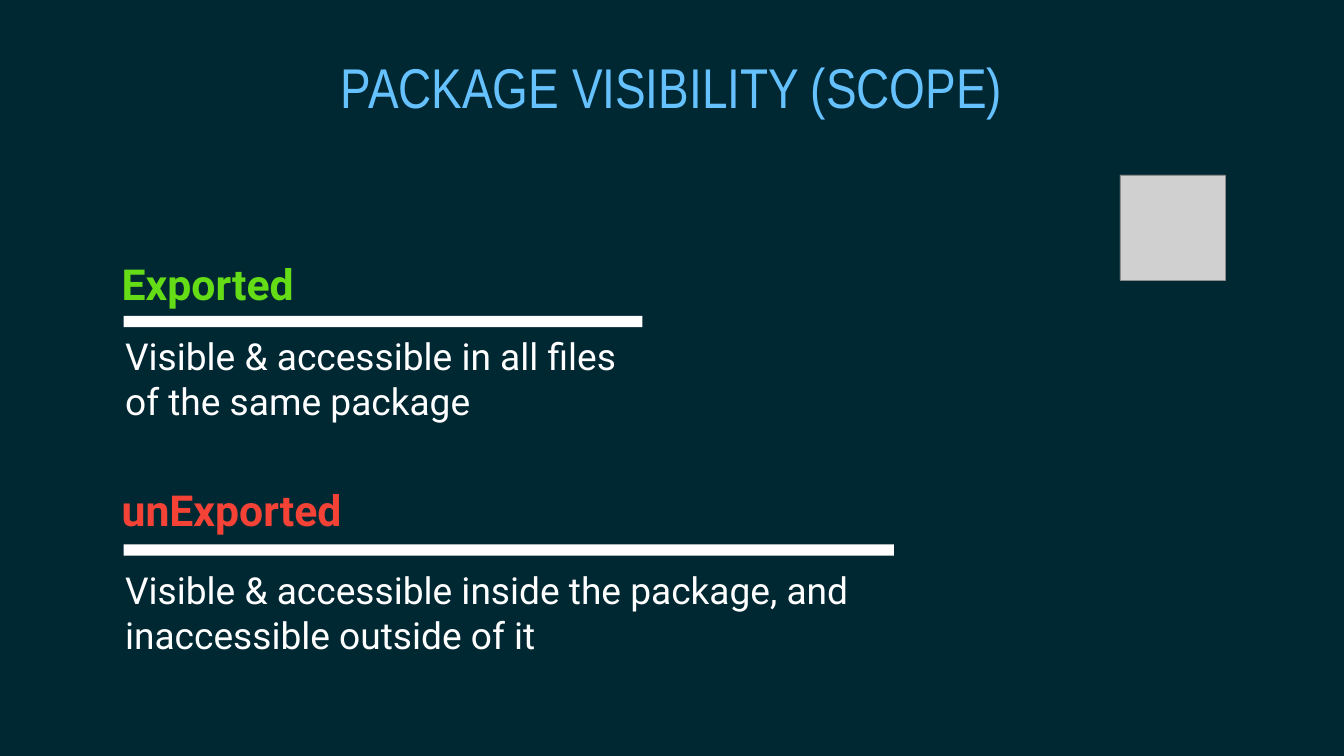
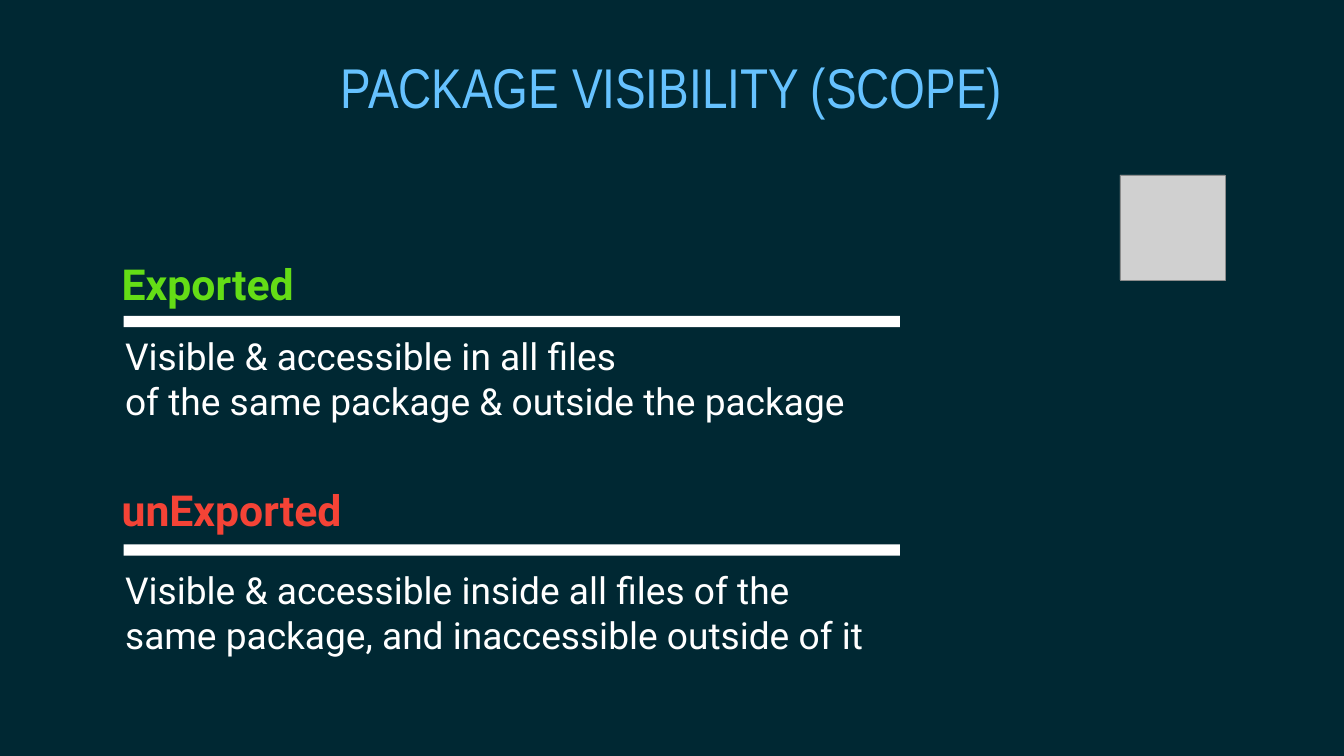
Before and after one commit to gophertuts/go-basics, a slide deck: slide 11 of packages/Packages.pptx. Drawn at 1344x756 pixels with LibreOffice and Linux fonts; fonts in the diff are those of the drawing; grey boxes stand for pictures. Boxes give left, top, right and bottom in pixels: in the first picture for what was removed or moved away, otherwise in the second. Text is boxed around its words. In the diff, an @@ line names an element or a change of style, - is before the commit and + after.

Commit message:
final updates to Packages in Go topic

```diff
--- a/packages/Packages.pptx
+++ b/packages/Packages.pptx
@@ rectangle resized from (x1=123, y1=316, x2=642, y2=327) to (x1=123, y1=316, x2=900, y2=327) @@
@@ text at (x1=125, y1=386, x2=845, y2=423): text changed @@
-of the same package
+of the same package & outside the package
@@ rectangle resized from (x1=123, y1=544, x2=893, y2=555) to (x1=123, y1=544, x2=900, y2=555) @@
@@ text at (x1=125, y1=575, x2=863, y2=657): text changed @@
-Visible & accessible inside the package, and
-inaccessible outside of it
+Visible & accessible inside all files of the
+same package, and inaccessible outside of it
```
Also in this commit, not shown: 1 other slide changed, 1 slide added, 4 other files.
